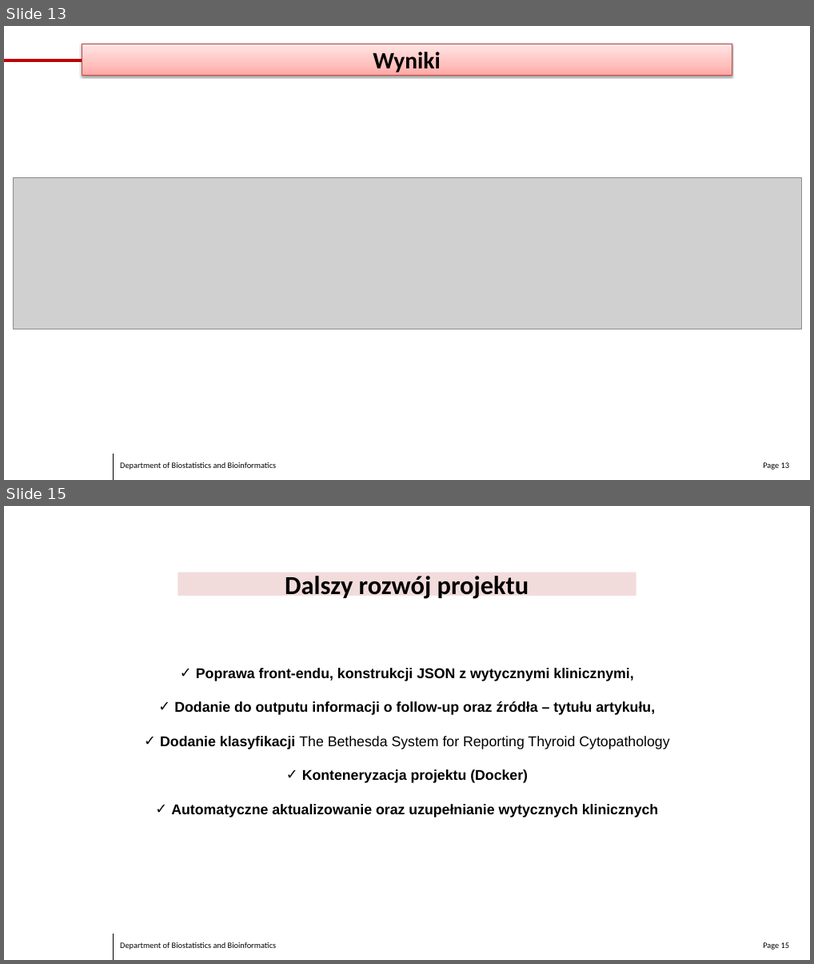
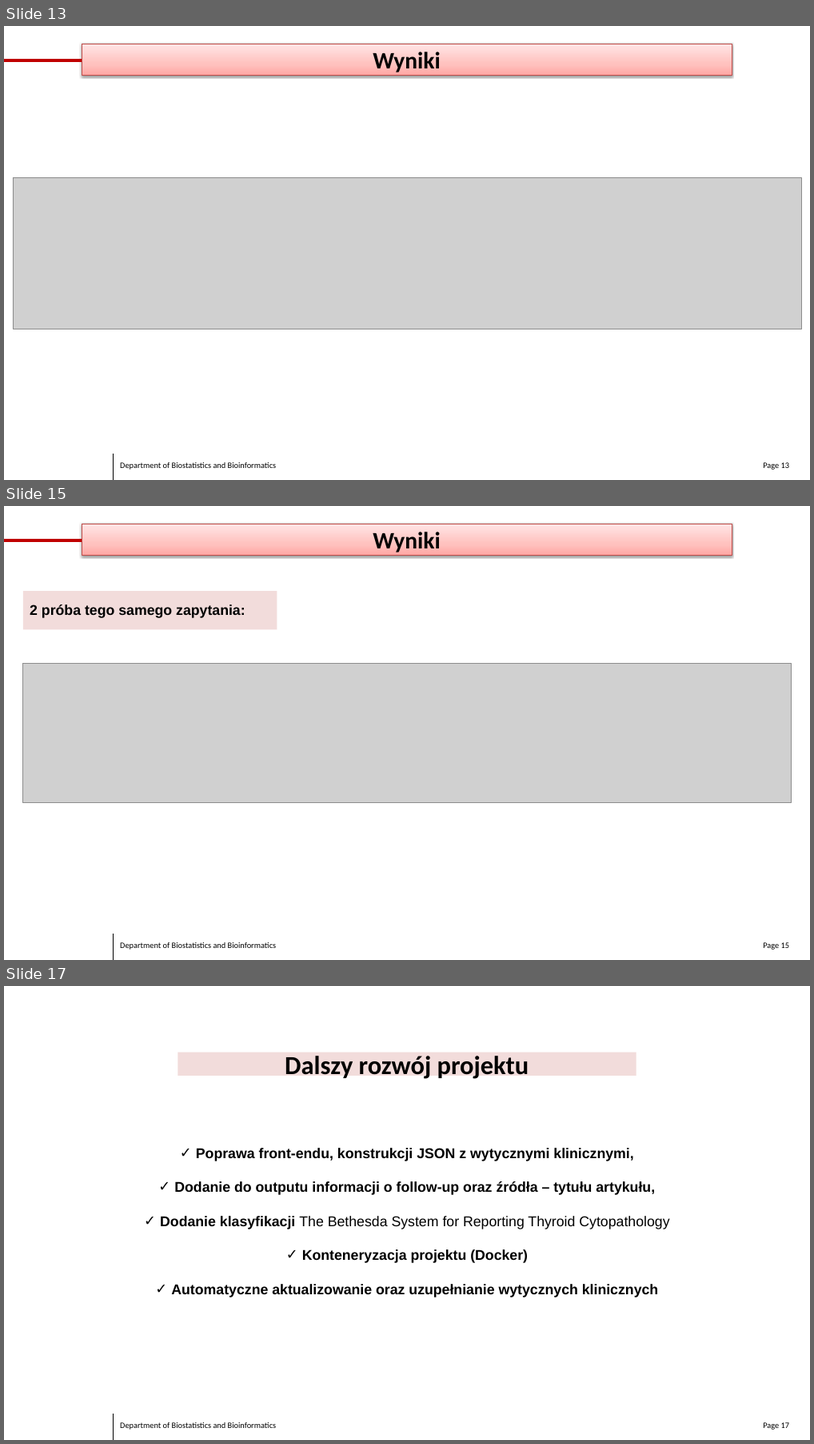
Before and after one commit to dn-dab-nio/ClinicalGuidelineSummary, a slide deck: Presentation_ClinicalGuidelinesSummary.pptx. Shown one above the other, each under a label of ours: slides 13 and 15 before the commit, slides 13, 15 and 17 after it; the slides between them are not shown. The pictures are 814x964 and 814x1444 pixels, drawn with LibreOffice and Linux fonts; fonts in the diff are those of the drawing; grey boxes stand for pictures; background and template pictures are left out. Boxes give left, top, right and bottom in pixels: in the first picture for what was removed or moved away, otherwise in the second. Text is boxed around its words. In the diff, an @@ line names an element or a change of style, - is before the commit and + after.

```diff
--- a/Presentation_ClinicalGuidelinesSummary.pptx
+++ b/Presentation_ClinicalGuidelinesSummary.pptx
@@ slide 15 added at <box>4,506,810,960</box>, background #FFFFFF; not listed: 2 template elements that a slide beside it also shows @@
@@ rectangle added at <box>82,524,732,555</box>, fill gradient #FFA6A5 to #FFC0BF to #FFE7E7, outline #BF4C48 0.75 pt, 40 pt, text #000000, bold @@
+Wyniki
@@ line added from (82, 540) to (4, 540), #C00000 6 pt @@
@@ rectangle added at <box>23,591,278,630</box>, fill #F2DCDB, 24 pt, text #000000, bold @@
+2 próba tego samego zapytania:
@@ picture added at <box>22,663,792,802</box> @@
@@ page number added at <box>763,942,790,949</box>, 14 pt, text #000000 @@
+Page 15
@@ what was slide 15 is now slide 17 @@
@@ page number at <box>763,1422,790,1429</box>: text changed @@
-Page 15
+Page 17
```
Also in this commit, not shown: 1 slide changed, 1 other slide added.
